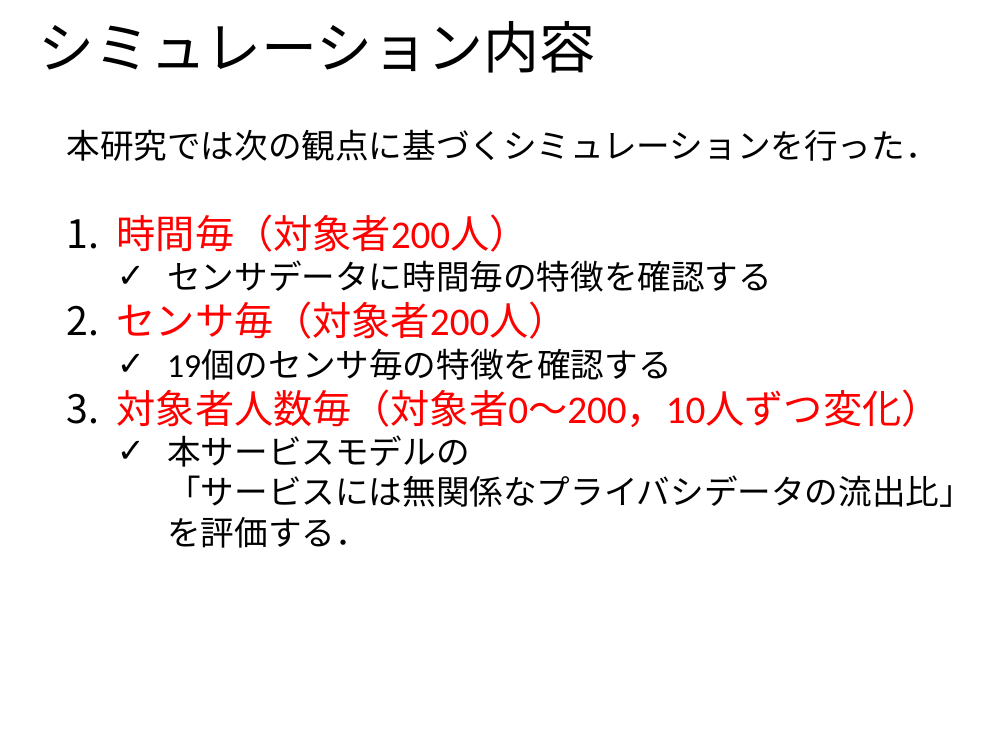
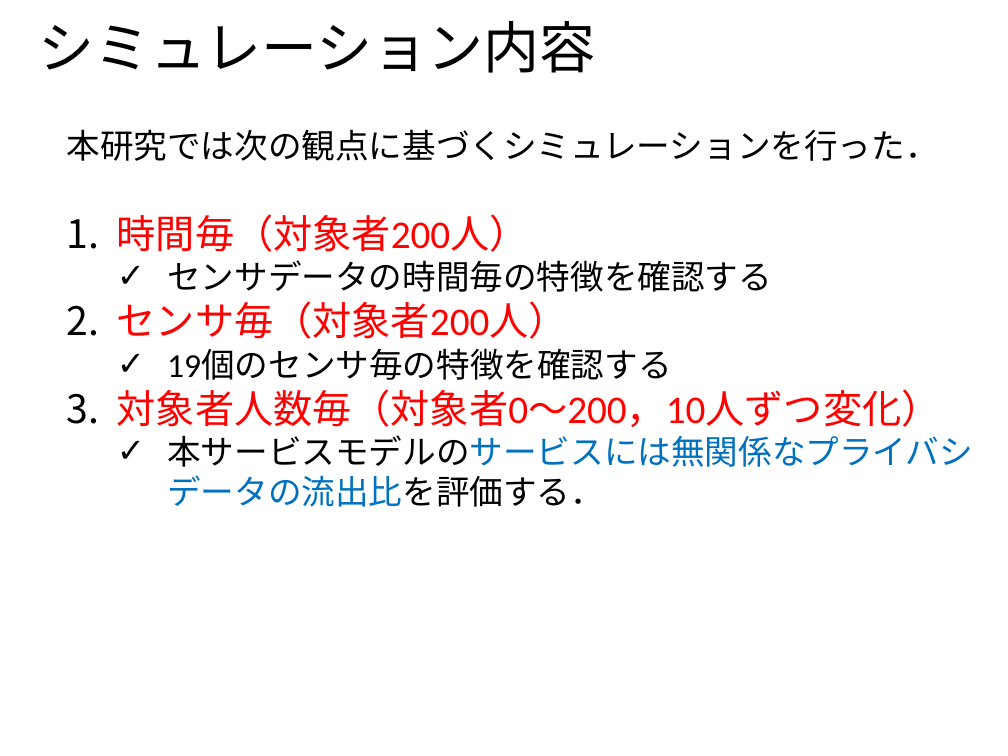
Before and after one commit to ao-megane/LplcOpenDataConverter, a slide deck: slide 20 of LplcOpenDataConverter/LplcOpenDataConverter/プレゼン/多地点カメラを用いた見守りサービスにおける第三者のプライバシデータ流出比の定量評価.pptx. Drawn at 1008x756 pixels with LibreOffice and Linux fonts; fonts in the diff are those of the drawing; background and template pictures are left out. Boxes give left, top, right and bottom in pixels: in the first picture for what was removed or moved away, otherwise in the second. Text is boxed around its words. In the diff, an @@ line names an element or a change of style, - is before the commit and + after.

```diff
--- a/LplcOpenDataConverter/LplcOpenDataConverter/プレゼン/多地点カメラを用いた見守りサービスにおける第三者のプライバシデータ流出比の定量評価.pptx
+++ b/LplcOpenDataConverter/LplcOpenDataConverter/プレゼン/多地点カメラを用いた見守りサービスにおける第三者のプライバシデータ流出比の定量評価.pptx
@@ text at box(167, 260, 772, 292): text changed @@
-  ✓ センサデータに時間毎の特徴を確認する
+  ✓ センサデータの時間毎の特徴を確認する
@@ text at box(167, 435, 973, 507): text changed; text colour #000000 to #0070C0 @@
-  ✓ 本サービスモデルの
-    「サービスには無関係なプライバシデータの流出比」
-    を評価する．
+  ✓ 本サービスモデルのサービスには無関係なプライバシデータの流出比を評価する．
```
Also in this commit, not shown: 32 other slides changed, 1 slide added, 2 slides removed, 1 other file.
